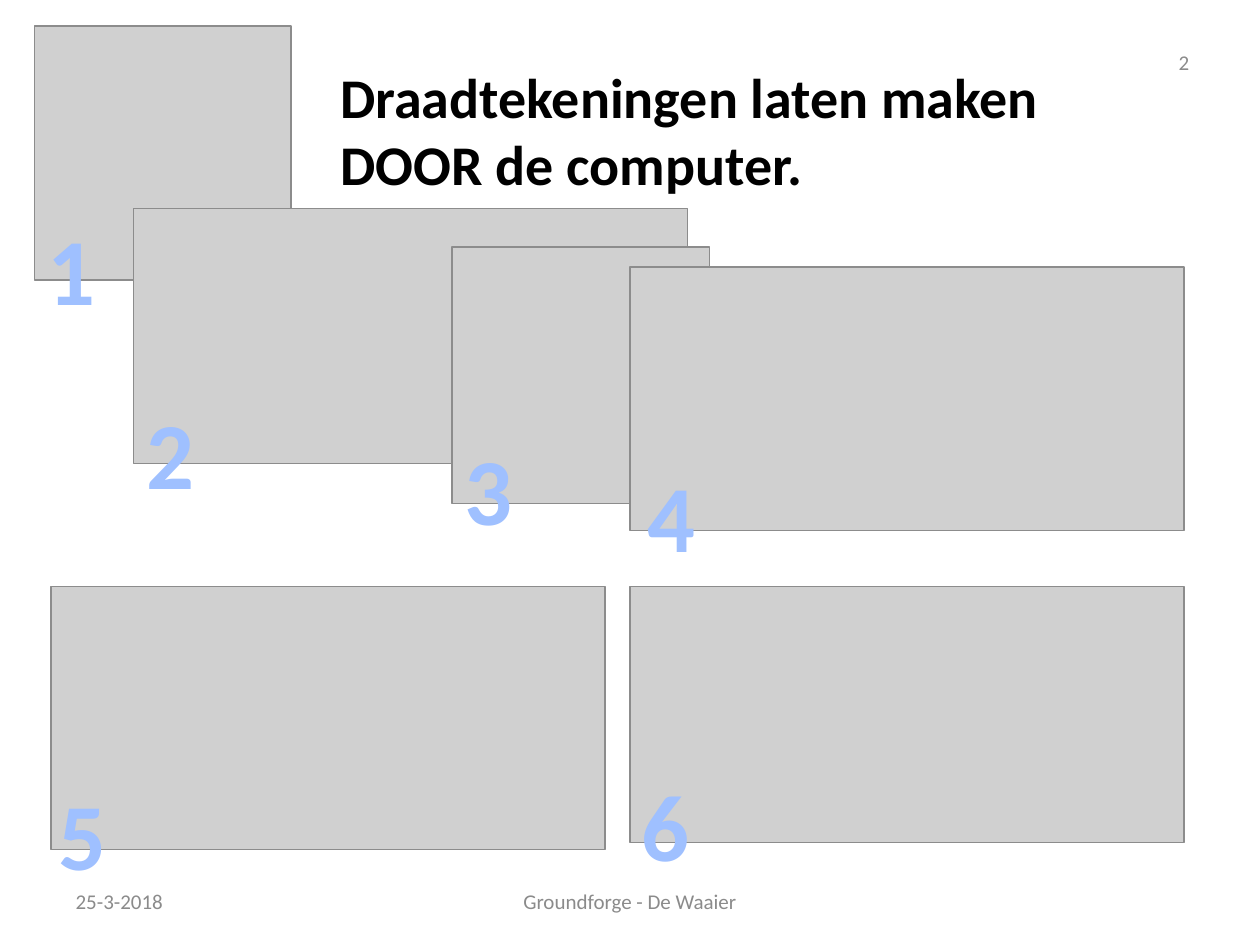
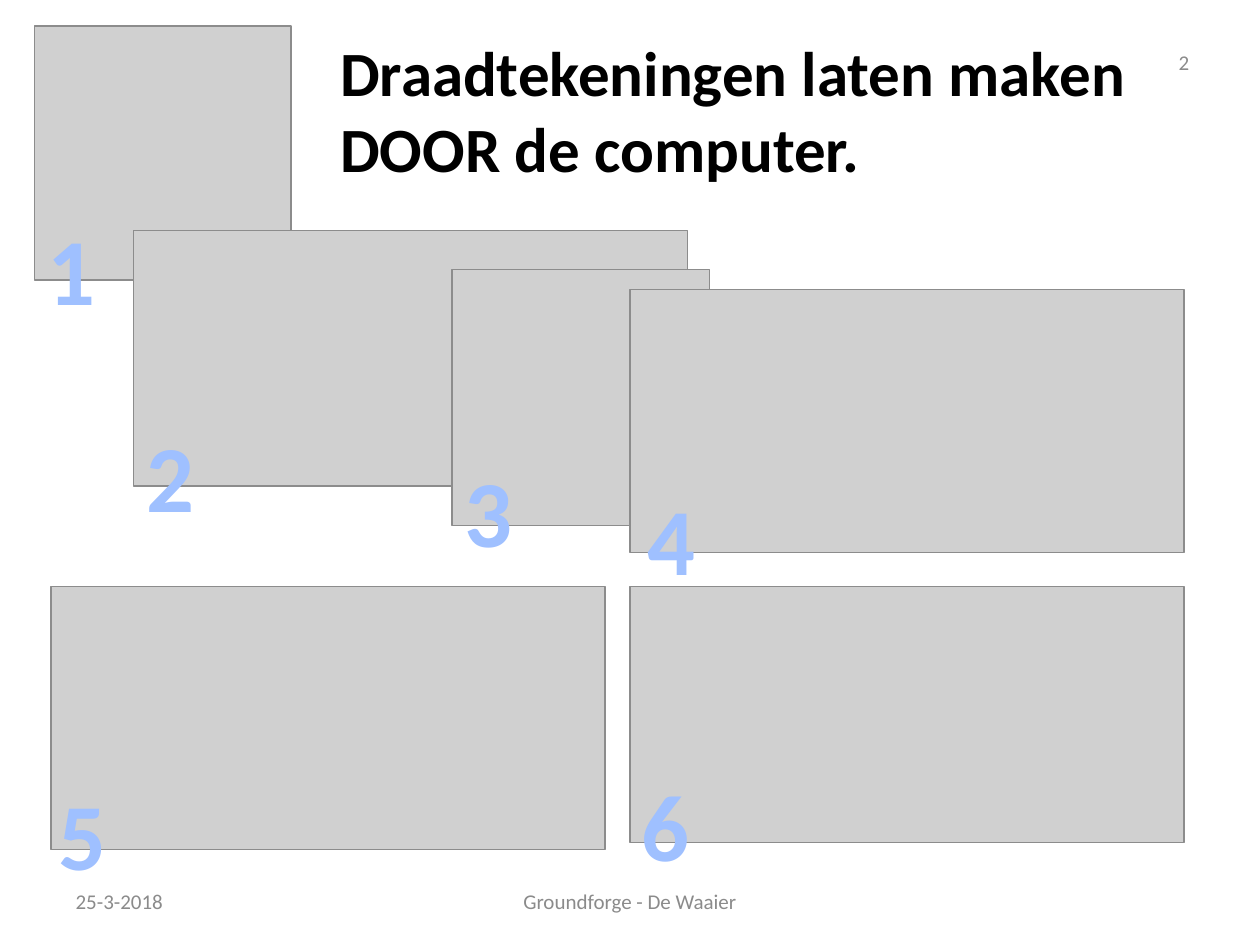
Before and after one commit to d-bl/GroundForge-help, a slide deck: slide 2 of docs/help/NL.pptx. Drawn at 1260x945 pixels with LibreOffice and Linux fonts; fonts in the diff are those of the drawing; grey boxes stand for pictures; background and template pictures are left out. Boxes give left, top, right and bottom in pixels: in the first picture for what was removed or moved away, otherwise in the second. Text is boxed around its words. In the diff, an @@ line names an element or a change of style, - is before the commit and + after.

Commit message:
font size on slides

```diff
--- a/docs/help/NL.pptx
+++ b/docs/help/NL.pptx
@@ text "Draadtekeningen laten maken DOOR de ...": place and size @@
-text "Draadtekeningen laten maken DOOR de ..." at bbox=[340, 78, 1038, 194]
+text "Draadtekeningen laten maken DOOR de ..." at bbox=[340, 51, 1125, 182]
@@ text "Draadtekeningen laten maken DOOR de ..." at bbox=[340, 51, 1125, 182]: size 32 to 36 pt @@
@@ 3 pictures: place and size @@
-3 pictures at bbox=[134, 208, 1184, 530]
+3 pictures at bbox=[134, 231, 1184, 553]
@@ 3 texts: place and size @@
-3 texts at bbox=[146, 411, 696, 575]
+3 texts at bbox=[146, 433, 696, 587]
```
Also in this commit, not shown: 1 other slide changed, 1 other file.
